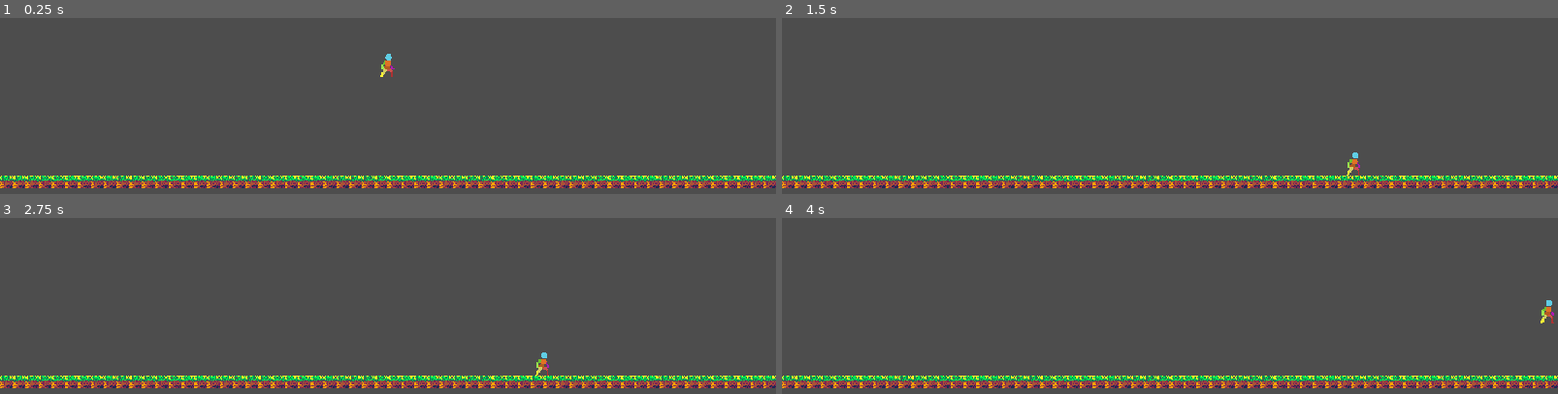
Above: before the commit, frames 1-4 (two rows, left to right).
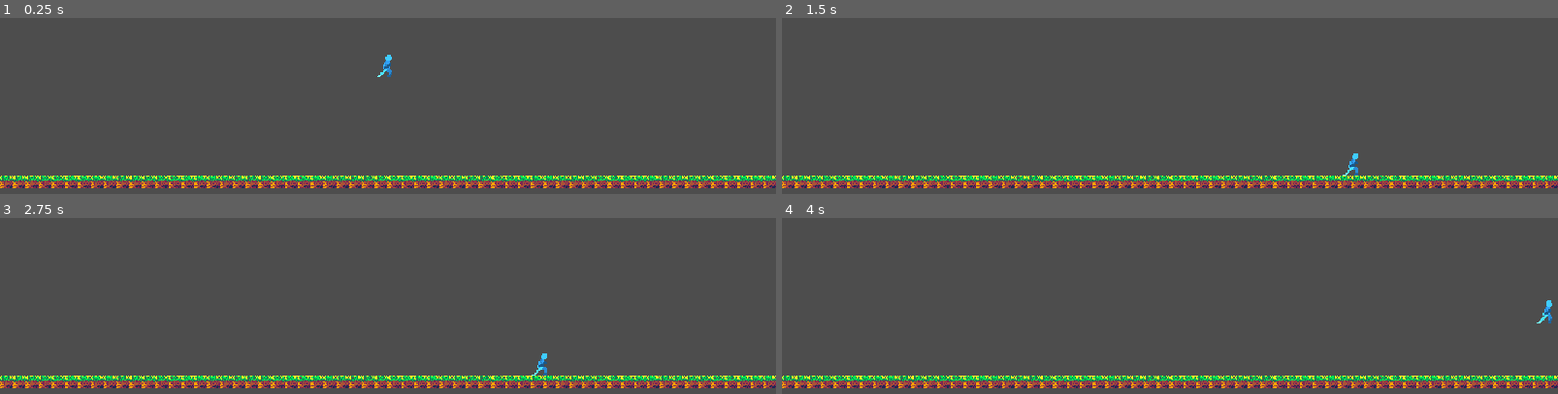
Above: after the commit, the same moments.

Repository: Yanndri/intramurals-game-gdg
Game: Godot game, scene res://main.tscn
Same seed, same stepped clock (60 frames per second), same inputs: the game is played once before the commit and once after it.
Inputs:
- Up to frame 1 (0.25 s): no input
- Up to frame 2 (1.5 s): tap Enter at 0.5 s; hold D (player1right) from 0.53 s (still down); tap W (player1forward) at 0.77 s
- Up to frame 3 (2.75 s): tap W (player1forward) at 1.52 s; release D (player1right) at 2.03 s; hold A (player1left) from 2.03 s (still down)
- Up to frame 4 (4 s): release A (player1left) at 2.78 s; hold D (player1right) from 2.78 s (still down); tap W (player1forward) at 3.02, 3.77 s

The runs differ from the first frame. In frame 1, 0.1% of the frame differs, in the area x 48-51%, y 20-34%; in frame 2, 0.1%; in frame 3, 0.1%; in frame 4, 0.1%, in the area x 97-100%, y 46-60%.

Commit message:
added shader

Diff:
--- a/main.tscn
+++ b/main.tscn
@@ -1,122 +1,8 @@
 [gd_scene format=4 uid="uid://2enfxtguyc0w"]
 
-[ext_resource type="Texture2D" uid="uid://b34uswt12ksrq" path="res://Assets/2D-Pixel-Art-Character/Idle/Player Idle 48x48.png" id="1_h2yge"]
 [ext_resource type="Texture2D" uid="uid://cq1srnwgkebcx" path="res://Assets/GrassLand/Terrain/Grassland_Terrain_47Tiles.png" id="2_1bvp3"]
+[ext_resource type="PackedScene" uid="uid://rfwo5epexgfx" path="res://scenes/player.tscn" id="2_lquwl"]
 [ext_resource type="Texture2D" uid="uid://chol8fq5fnku1" path="res://Assets/GrassLand/Terrain/Grassland_Terrain_BgdTiles.png" id="3_lquwl"]
-[ext_resource type="Script" uid="uid://cu01nwimdwx5j" path="res://player.gd" id="4_player"]
-
-[sub_resource type="Animation" id="Animation_h2yge"]
-length = 0.001
-tracks/0/type = "value"
-tracks/0/imported = false
-tracks/0/enabled = true
-tracks/0/path = NodePath("Player/Sprite2D:hframes")
-tracks/0/interp = 1
-tracks/0/loop_wrap = true
-tracks/0/keys = {
-"times": PackedFloat32Array(0),
-"transitions": PackedFloat32Array(1),
-"update": 1,
-"values": [10]
-}
-tracks/1/type = "value"
-tracks/1/imported = false
-tracks/1/enabled = true
-tracks/1/path = NodePath("Player/Sprite2D:vframes")
-tracks/1/interp = 1
-tracks/1/loop_wrap = true
-tracks/1/keys = {
-"times": PackedFloat32Array(0),
-"transitions": PackedFloat32Array(1),
-"update": 1,
-"values": [1]
-}
-tracks/2/type = "value"
-tracks/2/imported = false
-tracks/2/enabled = true
-tracks/2/path = NodePath("Player/Sprite2D:texture")
-tracks/2/interp = 1
-tracks/2/loop_wrap = true
-tracks/2/keys = {
-"times": PackedFloat32Array(0),
-"transitions": PackedFloat32Array(1),
-"update": 1,
-"values": [ExtResource("1_h2yge")]
-}
-tracks/3/type = "value"
-tracks/3/imported = false
-tracks/3/enabled = true
-tracks/3/path = NodePath("Player/Sprite2D:frame")
-tracks/3/interp = 1
-tracks/3/loop_wrap = true
-tracks/3/keys = {
-"times": PackedFloat32Array(0),
-"transitions": PackedFloat32Array(1),
-"update": 1,
-"values": [0]
-}
-
-[sub_resource type="Animation" id="Animation_1bvp3"]
-resource_name = "idle"
-length = 0.34609999999999996
-loop_mode = 1
-tracks/0/type = "value"
-tracks/0/imported = false
-tracks/0/enabled = true
-tracks/0/path = NodePath("Player/Sprite2D:hframes")
-tracks/0/interp = 1
-tracks/0/loop_wrap = true
-tracks/0/keys = {
-"times": PackedFloat32Array(0),
-"transitions": PackedFloat32Array(1),
-"update": 1,
-"values": [10]
-}
-tracks/1/type = "value"
-tracks/1/imported = false
-tracks/1/enabled = true
-tracks/1/path = NodePath("Player/Sprite2D:vframes")
-tracks/1/interp = 1
-tracks/1/loop_wrap = true
-tracks/1/keys = {
-"times": PackedFloat32Array(0),
-"transitions": PackedFloat32Array(1),
-"update": 1,
-"values": [1]
-}
-tracks/2/type = "value"
-tracks/2/imported = false
-tracks/2/enabled = true
-tracks/2/path = NodePath("Player/Sprite2D:texture")
-tracks/2/interp = 1
-tracks/2/loop_wrap = true
-tracks/2/keys = {
-"times": PackedFloat32Array(0),
-"transitions": PackedFloat32Array(1),
-"update": 1,
-"values": [ExtResource("1_h2yge")]
-}
-tracks/3/type = "value"
-tracks/3/imported = false
-tracks/3/enabled = true
-tracks/3/path = NodePath("Player/Sprite2D:frame")
-tracks/3/interp = 1
-tracks/3/loop_wrap = true
-tracks/3/keys = {
-"times": PackedFloat32Array(0, 0.033333335, 0.06666667, 0.10000001, 0.13333334, 0.16666667, 0.20000002, 0.23333335, 0.26666668, 0.3),
-"transitions": PackedFloat32Array(1, 1, 1, 1, 1, 1, 1, 1, 1, 1),
-"update": 1,
-"values": [0, 1, 2, 3, 4, 5, 6, 7, 8, 9]
-}
-
-[sub_resource type="AnimationLibrary" id="AnimationLibrary_lquwl"]
-_data = {
-&"RESET": SubResource("Animation_h2yge"),
-&"idle": SubResource("Animation_1bvp3")
-}
-
-[sub_resource type="RectangleShape2D" id="RectangleShape2D_ptkwr"]
-size = Vector2(18, 29)
 
 [sub_resource type="TileSetAtlasSource" id="TileSetAtlasSource_7mycd"]
 texture = ExtResource("2_1bvp3")
@@ -204,21 +90,8 @@
 
 [node name="Main" type="Node2D" unique_id=1195741709]
 
-[node name="AnimationPlayer" type="AnimationPlayer" parent="." unique_id=1147819127]
-libraries/ = SubResource("AnimationLibrary_lquwl")
-
-[node name="Player" type="CharacterBody2D" parent="." unique_id=562500985]
+[node name="Player" parent="." unique_id=81952422 instance=ExtResource("2_lquwl")]
 position = Vector2(480, 270)
-script = ExtResource("4_player")
-
-[node name="Sprite2D" type="Sprite2D" parent="Player" unique_id=1561314636]
-texture = ExtResource("1_h2yge")
-hframes = 10
-
-[node name="CollisionShape2D" type="CollisionShape2D" parent="Player" unique_id=1505475482]
-position = Vector2(-1, 1.5)
-shape = SubResource("RectangleShape2D_ptkwr")
-debug_color = Color(0.9965336, 0, 0.1937086, 0.41960785)
 
 [node name="TileMapLayer" type="TileMapLayer" parent="." unique_id=1994556479]
 tile_map_data = PackedByteArray("AAAAABwAAAAAAAAAAAABABwAAAAAAAAAAAACABwAAAAAAAAAAAADABwAAAAAAAAAAAAEABwAAAAAAAAAAAAFAB …(880 unchanged characters)…
--- /dev/null
+++ b/scenes/player.tscn
@@ -0,0 +1,38 @@
+[gd_scene format=3 uid="uid://rfwo5epexgfx"]
+
+[ext_resource type="Script" uid="uid://cu01nwimdwx5j" path="res://scripts/player.gd" id="1_g2els"]
+[ext_resource type="Shader" uid="uid://bt5tjiqs1u2lq" path="res://shaders/player_color.gdshader" id="3_player_color"]
+[ext_resource type="Texture2D" uid="uid://bidjyo6jw2vve" path="res://Assets/2D-Pixel-Art-Character/Katana Attack-Sheathe/player katana attack-sheathe 80x64.png" id="3_qhqgy"]
+
+[sub_resource type="ShaderMaterial" id="ShaderMaterial_player_color"]
+shader = ExtResource("3_player_color")
+shader_parameter/player_color = Color(0.2, 0.65, 1, 1)
+shader_parameter/color_strength = 1.0
+
+[sub_resource type="RectangleShape2D" id="RectangleShape2D_ptkwr"]
+size = Vector2(18, 29)
+
+[sub_resource type="Animation" id="Animation_g2els"]
+resource_name = "idle"
+
+[sub_resource type="AnimationLibrary" id="AnimationLibrary_qhqgy"]
+_data = {
+&"idle": SubResource("Animation_g2els")
+}
+
+[node name="Player" type="CharacterBody2D" unique_id=81952422]
+script = ExtResource("1_g2els")
+
+[node name="SpriteModel" type="Sprite2D" parent="." unique_id=830415816]
+material = SubResource("ShaderMaterial_player_color")
+texture = ExtResource("3_qhqgy")
+hframes = 10
+
+[node name="CollisionShape2D" type="CollisionShape2D" parent="." unique_id=1075599244]
+z_index = -10
+position = Vector2(-1, 1.5)
+shape = SubResource("RectangleShape2D_ptkwr")
+debug_color = Color(0.9965336, 0, 0.1937086, 0.41960785)
+
+[node name="AnimationPlayer" type="AnimationPlayer" parent="." unique_id=1726182693]
+libraries/ = SubResource("AnimationLibrary_qhqgy")
--- /dev/null
+++ b/shaders/player_color.gdshader
@@ -0,0 +1,17 @@
+shader_type canvas_item;
+
+uniform vec4 player_color : source_color = vec4(0.2, 0.65, 1.0, 1.0);
+uniform float color_strength : hint_range(0.0, 1.0) = 1.0;
+
+void fragment() {
+	vec4 sprite_color = texture(TEXTURE, UV);
+	float luminance = dot(sprite_color.rgb, vec3(0.299, 0.587, 0.114));
+
+	// Use the selected color as the actual base color while retaining the
+	// original sprite's light and shadow detail.
+	vec3 recolored_rgb = player_color.rgb * luminance * 1.8;
+	float highlight = smoothstep(0.72, 1.0, luminance) * 0.35;
+	recolored_rgb = mix(recolored_rgb, vec3(1.0), highlight);
+
+	COLOR = vec4(mix(sprite_color.rgb, recolored_rgb, color_strength), sprite_color.a);
+}
Renamed: player.gd -> scripts/player.gd
Renamed: player.gd.uid -> scripts/player.gd.uid
Not shown, added: shaders/player_color.gdshader.uid
